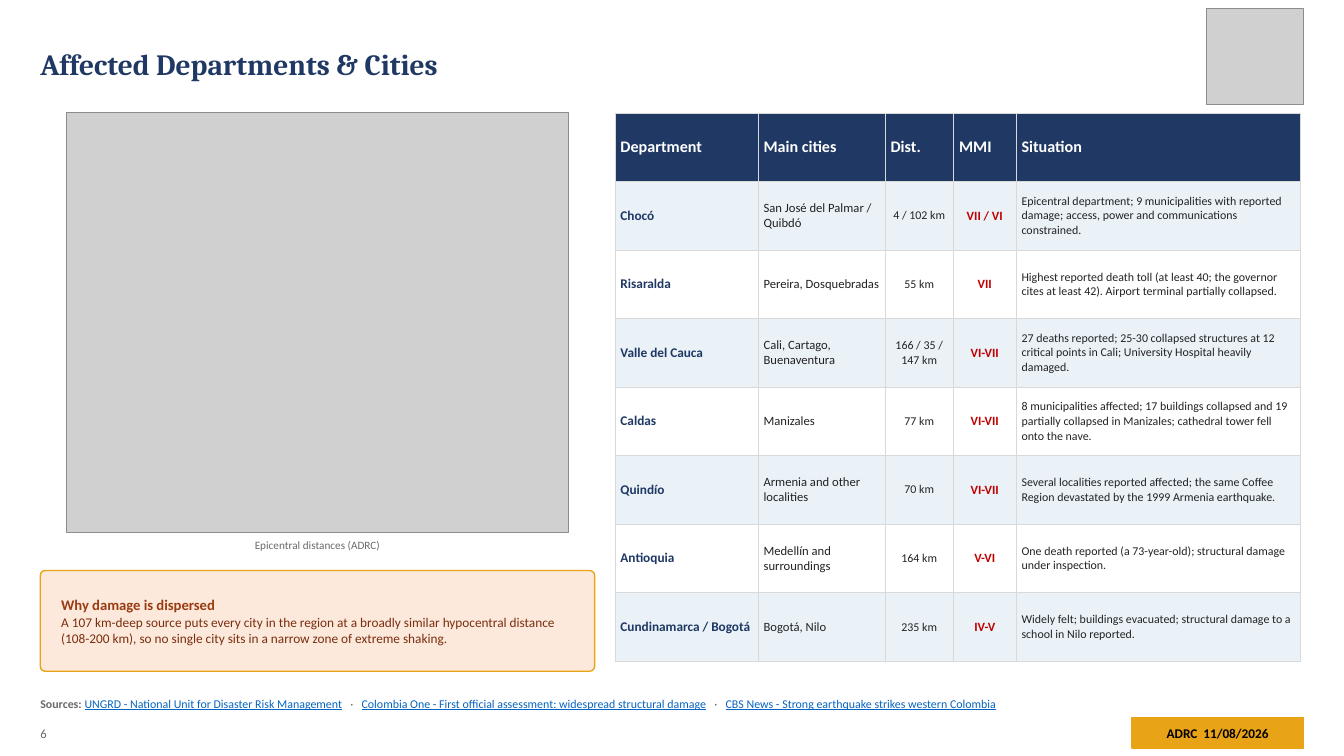
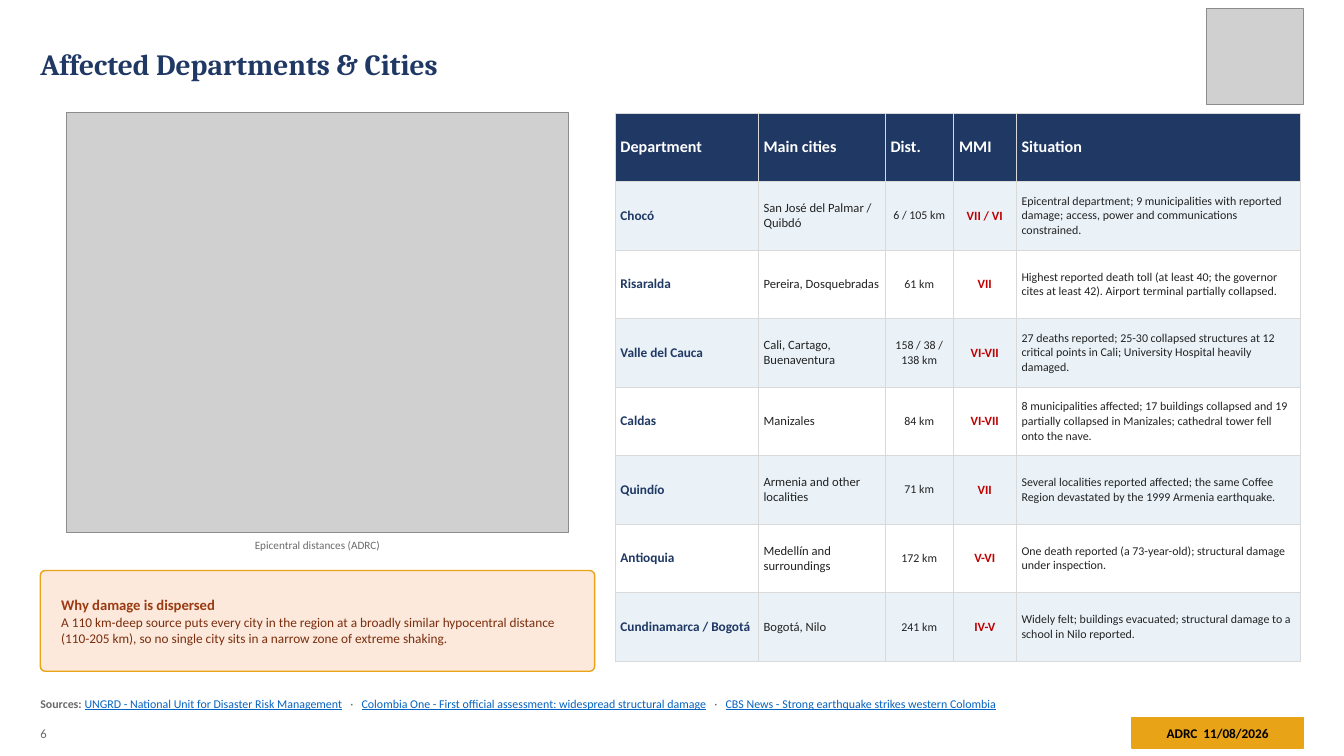
Before and after one commit to kochobi-max/whatsmap, a slide deck: slide 6 of reports/colombia_eq_20260810/output/ADRC_EQ_COL_Choco_20260810_EN.pptx. Drawn at 1344x756 pixels with LibreOffice and Linux fonts; fonts in the diff are those of the drawing; grey boxes stand for pictures. Boxes give left, top, right and bottom in pixels: in the first picture for what was removed or moved away, otherwise in the second. Text is boxed around its words. In the diff, an @@ line names an element or a change of style, - is before the commit and + after.

```diff
--- a/reports/colombia_eq_20260810/output/ADRC_EQ_COL_Choco_20260810_EN.pptx
+++ b/reports/colombia_eq_20260810/output/ADRC_EQ_COL_Choco_20260810_EN.pptx
@@ table at <box>615,113,1301,644</box> @@
-row 2, column 3: 4 / 102 km
+row 2, column 3: 6 / 105 km
-row 3, column 3: 55 km
+row 3, column 3: 61 km
-row 4, column 3: 166 / 35 / 147 km
+row 4, column 3: 158 / 38 / 138 km
-row 5, column 3: 77 km
+row 5, column 3: 84 km
-row 6, column 3: 70 km
+row 6, column 3: 71 km
-row 6, column 4: VI-VII
+row 6, column 4: VII
-row 7, column 3: 164 km
+row 7, column 3: 172 km
-row 8, column 3: 235 km
+row 8, column 3: 241 km
@@ text at <box>61,599,555,646</box>: text changed @@
-Why damage is dispersed
-A 107 km-deep source puts every city in the region at a broadly similar hypocentral distance (108-200 km), so no single city sits in a narrow zone of extreme shaking.
+Why damage is dispersed
+A 110 km-deep source puts every city in the region at a broadly similar hypocentral distance (110-205 km), so no single city sits in a narrow zone of extreme shaking.
```
Also in this commit, not shown: 23 other slides changed, 2 slides added, 39 other files.
